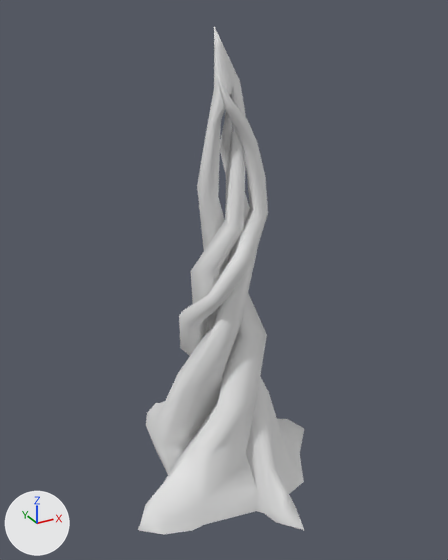
A saved change to the Blender file SourceFiles/spire.blend.
The view is the same before and after, from a 50 mm lens placed at (-18.7, -33.9, 32.5), pointed at (0.3, 0.7, 15.2). The lights are fixed; the arrows at lower left show +X, +Y and +Z.

In view in the first picture: 'Stalk'.
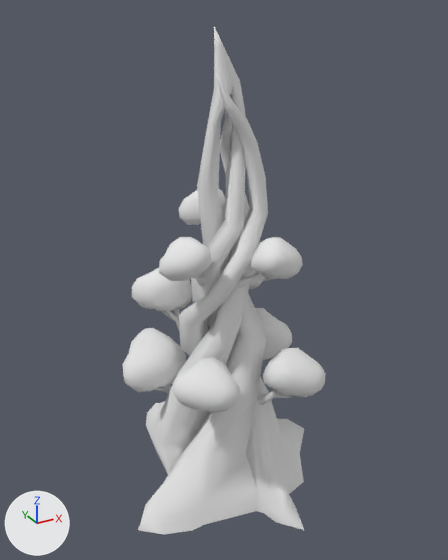
The newer file is also rescaled (x15.0) as a whole; pictures and numbers use the older file's frame.

Diff of the bpy script that builds the scene:
```diff
--- a/SourceFiles/spire.blend.py
+++ b/SourceFiles/spire.blend.py
@@ ob_leaves1 @@
+ob_leaves1 = bpy.data.objects.new('Leaves1', me_cube_000)  # 98 vertices, 96 faces; spans x -32.2..32.4, y -25.6..28.1, z -17.6..31.5; in mat_material (its picture is missing)
+ob_leaves1.location = (-3.01, 2.91, 13.84)
+ob_leaves1.rotation_euler = (-0.272, -0.37, 0.0187)  # degrees (-16, -21, 1.1)
+ob_leaves1.scale = (0.0667, 0.0667, 0.0667)
@@ ob_branch1 @@
+ob_branch1 = bpy.data.objects.new('Branch1', me_cube_001)  # 56 vertices, 53 faces; spans x -17.2..7.6, y -9.6..14.8, z -0.4..51.5; in mat_material (its picture is missing)
+ob_branch1.location = (-1.59, 1.85, 10.76)
+ob_branch1.rotation_euler = (-0.272, -0.37, 0.0187)  # degrees (-16, -21, 1.1)
+ob_branch1.scale = (0.0667, 0.0667, 0.0667)
@@ ob_leaves2 @@
+ob_leaves2 = bpy.data.objects.new('Leaves2', me_cube_006)  # 98 vertices, 96 faces; spans x -32.2..32.4, y -25.6..28.1, z -17.6..31.5; in mat_material (its picture is missing)
+ob_leaves2.location = (-3.14, -3.24, 9.61)
+ob_leaves2.rotation_euler = (-0.462, -0.104, 2.532)  # degrees (-26, -6, 145)
+ob_leaves2.scale = (0.0667, 0.0667, 0.0667)
@@ ob_leaves3 @@
+ob_leaves3 = bpy.data.objects.new('Leaves3', me_cube_008)  # 98 vertices, 96 faces; spans x -32.2..32.4, y -25.6..28.1, z -17.6..31.5; in mat_material (its picture is missing)
+ob_leaves3.location = (3.91, 1.62, 9.07)
+ob_leaves3.rotation_euler = (-0.3, 0.227, -1.211)  # degrees (-17, 13, -69)
+ob_leaves3.scale = (0.0667, 0.0667, 0.0667)
@@ ob_leaves4 @@
+ob_leaves4 = bpy.data.objects.new('Leaves4', me_cube_010)  # 98 vertices, 96 faces; spans x -39.9..40.1, y -31.7..34.8, z -21.8..39.1; in mat_material (its picture is missing)
+ob_leaves4.location = (-3.53, 3.88, 7.63)
+ob_leaves4.rotation_euler = (-0.272, -0.37, 0.898)  # degrees (-16, -21, 51)
+ob_leaves4.scale = (0.0667, 0.0667, 0.0667)
@@ ob_branch4 @@
+ob_branch4 = bpy.data.objects.new('Branch4', me_cube_009)  # 56 vertices, 53 faces; spans x -21.4..9.4, y -11.9..18.3, z -0.5..63.8; in mat_material (its picture is missing)
+ob_branch4.location = (-1.4, 4.4, 3.81)
+ob_branch4.rotation_euler = (-0.272, -0.37, 0.898)  # degrees (-16, -21, 51)
+ob_branch4.scale = (0.0667, 0.0667, 0.0667)
@@ ob_leaves5 @@
+ob_leaves5 = bpy.data.objects.new('Leaves5', me_cube_012)  # 98 vertices, 96 faces; spans x -25.8..25.9, y -20.5..22.5, z -14.0..25.2; in mat_material (its picture is missing)
+ob_leaves5.location = (1.59, -3.06, 17.47)
+ob_leaves5.rotation_euler = (-0.55, -0.404, -2.795)  # degrees (-32, -23, -160)
+ob_leaves5.scale = (0.0667, 0.0667, 0.0667)
@@ ob_branch5 @@
+ob_branch5 = bpy.data.objects.new('Branch5', me_cube_011)  # 56 vertices, 53 faces; spans x -13.8..6.0, y -7.7..11.8, z -0.3..41.2; in mat_material (its picture is missing)
+ob_branch5.location = (-0.31, -1.61, 15.92)
+ob_branch5.rotation_euler = (-0.825, -0.494, -2.664)  # degrees (-47, -28, -153)
+ob_branch5.scale = (0.0667, 0.0667, 0.0667)
@@ ob_leaves6 @@
+ob_leaves6 = bpy.data.objects.new('Leaves6', me_cube_014)  # 98 vertices, 96 faces; spans x -32.2..32.4, y -25.6..28.1, z -17.6..31.5; in mat_material (its picture is missing)
+ob_leaves6.location = (2.59, 2.26, 14.41)
+ob_leaves6.rotation_euler = (-0.274, -0.376, -1.914)  # degrees (-16, -22, -110)
+ob_leaves6.scale = (0.0667, 0.0667, 0.0667)
@@ ob_leaves7 @@
+ob_leaves7 = bpy.data.objects.new('Leaves7', me_cube_016)  # 98 vertices, 96 faces; spans x -32.2..32.4, y -25.6..28.1, z -17.6..31.5; in mat_material (its picture is missing)
+ob_leaves7.location = (2.77, -3.89, 8.98)
+ob_leaves7.rotation_euler = (-0.274, -0.376, 2.967)  # degrees (-16, -22, 170)
+ob_leaves7.scale = (0.0667, 0.0667, 0.0667)
@@ ob_branch7 @@
+ob_branch7 = bpy.data.objects.new('Branch7', me_cube_015)  # 56 vertices, 53 faces; spans x -17.2..7.6, y -9.6..14.8, z -0.4..51.5; in mat_material (its picture is missing)
+ob_branch7.location = (1.33, -1.85, 6.44)
+ob_branch7.rotation_euler = (-0.534, -0.495, 3.064)  # degrees (-31, -28, 176)
+ob_branch7.scale = (0.0667, 0.0667, 0.0667)
@@ ob_leaves8 @@
+ob_leaves8 = bpy.data.objects.new('Leaves8', me_cube_018)  # 98 vertices, 96 faces; spans x -25.8..25.9, y -20.5..22.5, z -14.0..25.2; in mat_material (its picture is missing)
+ob_leaves8.location = (-3.23, -1.22, 17.78)
+ob_leaves8.rotation_euler = (-0.445, 0.377, 2.518)  # degrees (-25, 22, 144)
+ob_leaves8.scale = (0.0667, 0.0667, 0.0667)
@@ ob_branch8 @@
+ob_branch8 = bpy.data.objects.new('Branch8', me_cube_011.copy())
+ob_branch8.location = (-1.97, 0.09, 15.59)
+ob_branch8.rotation_euler = (-0.629, 0.271, 2.627)  # degrees (-36, 16, 151)
+ob_branch8.scale = (0.0667, 0.0667, 0.0667)
@@ ob_leaves9 @@
+ob_leaves9 = bpy.data.objects.new('Leaves9', me_cube_020)  # 98 vertices, 96 faces; spans x -25.8..25.9, y -20.5..22.5, z -14.0..25.2; in mat_material (its picture is missing)
+ob_leaves9.location = (-0.21, 1.89, 19.84)
+ob_leaves9.rotation_euler = (-0.576, -0.409, 0.067)  # degrees (-33, -23, 3.8)
+ob_leaves9.scale = (0.0667, 0.0667, 0.0667)
```

Where the change shows, as pixel boxes [x1, y1, x2, y2] in the pictures (448 x 560 px):
'Leaves4', added
    after: [122, 328, 186, 392]
'Leaves2', added
    after: [172, 357, 240, 413]
'Leaves7', added
    after: [263, 348, 326, 398]
'Leaves1', added
    after: [132, 268, 192, 311]
'Leaves8', added
    after: [159, 237, 212, 282]
'Leaves5', added
    after: [251, 237, 303, 279]
'Leaves3', added
    after: [255, 308, 292, 360]
'Leaves9', added
    after: [178, 189, 226, 225]
'Branch5', added
    after: [235, 272, 270, 288]
'Branch7', added
    after: [257, 390, 293, 405]
'Branch1', added
    after: [161, 309, 180, 333]
'Leaves6', added
    after: [249, 270, 265, 289]
'Branch8', added
    after: [194, 274, 206, 287]
'Branch4', added
    after: [154, 385, 171, 394]
